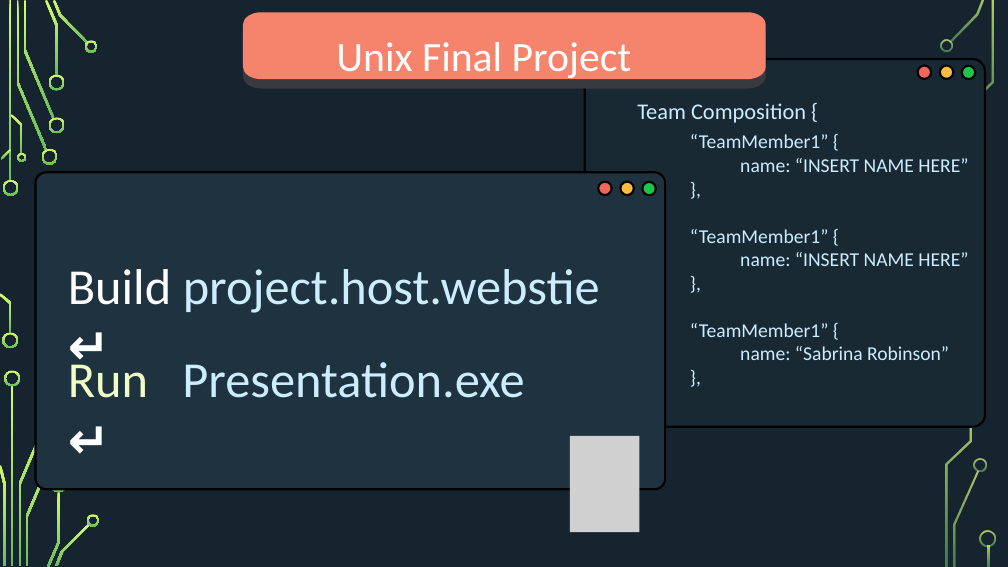
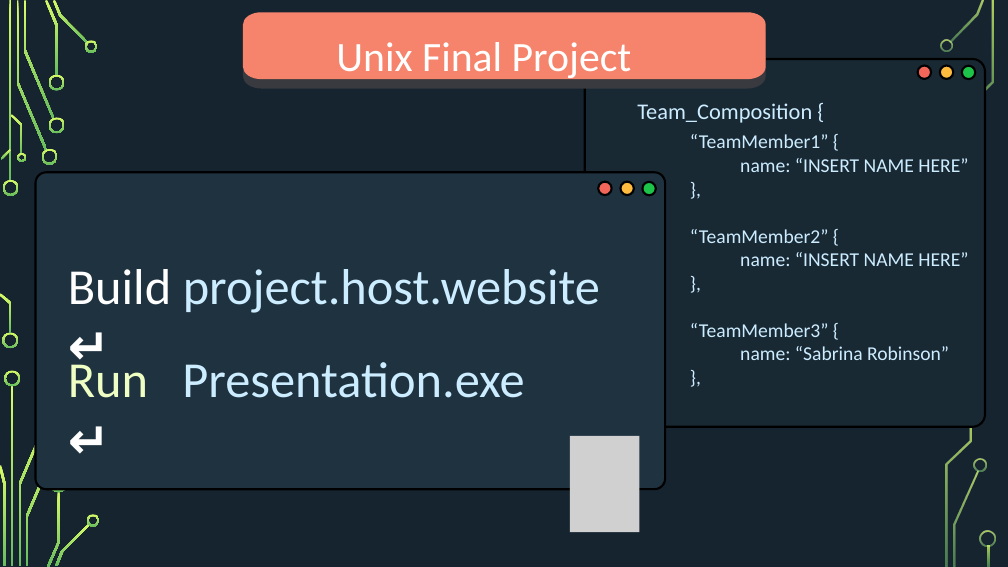
Before and after one commit to kayyza/UNIX-FinalProject, a slide deck: slide 1 of Documentation/UnixPresentation.pptx. Drawn at 1008x567 pixels with LibreOffice and Linux fonts; fonts in the diff are those of the drawing; grey boxes stand for pictures; background and template pictures are left out. Boxes give left, top, right and bottom in pixels: in the first picture for what was removed or moved away, otherwise in the second. Text is boxed around its words. In the diff, an @@ line names an element or a change of style, - is before the commit and + after.

Commit message:
updating powerpoint

```diff
--- a/Documentation/UnixPresentation.pptx
+++ b/Documentation/UnixPresentation.pptx
@@ text at (637, 103, 812, 123): text changed @@
-Team Composition {
+Team_Composition {
@@ text at (690, 229, 829, 243): text changed @@
-“TeamMember1” {
+“TeamMember2” {
@@ text at (68, 269, 600, 313): text changed @@
-Build project.host.webstie ↵
+Build project.host.website ↵
@@ text at (690, 323, 829, 337): text changed @@
-“TeamMember1” {
+“TeamMember3” {
```
Also in this commit, not shown: 1 other slide changed, 9 slides added, 2 slides removed.
